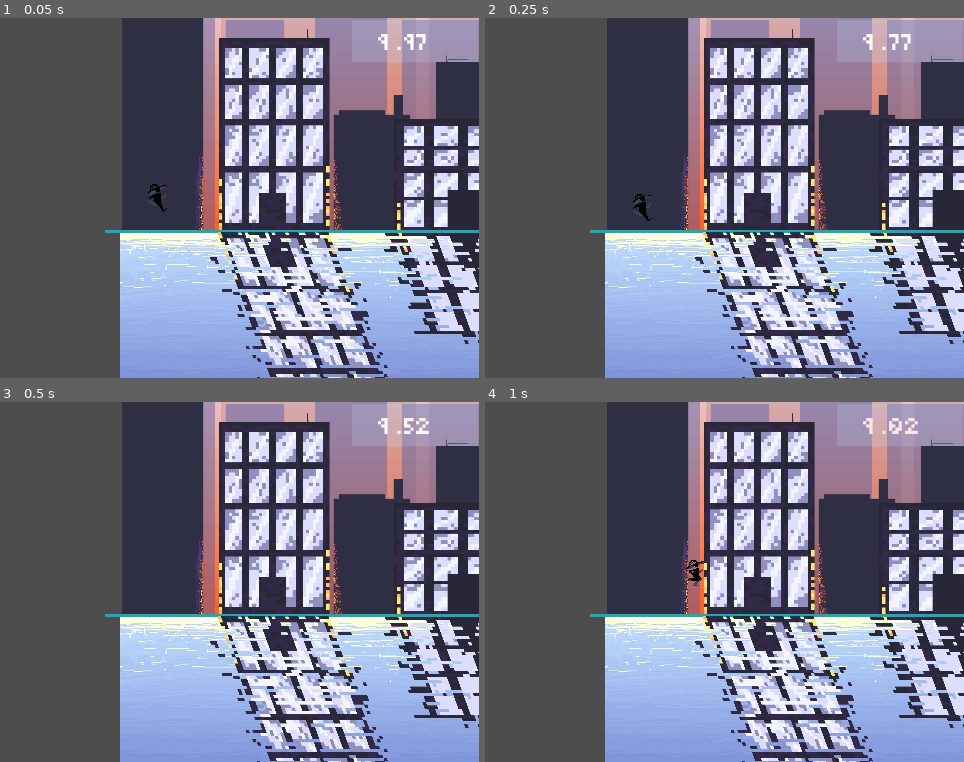
Above: before the commit, frames 1-4 (two rows, left to right).
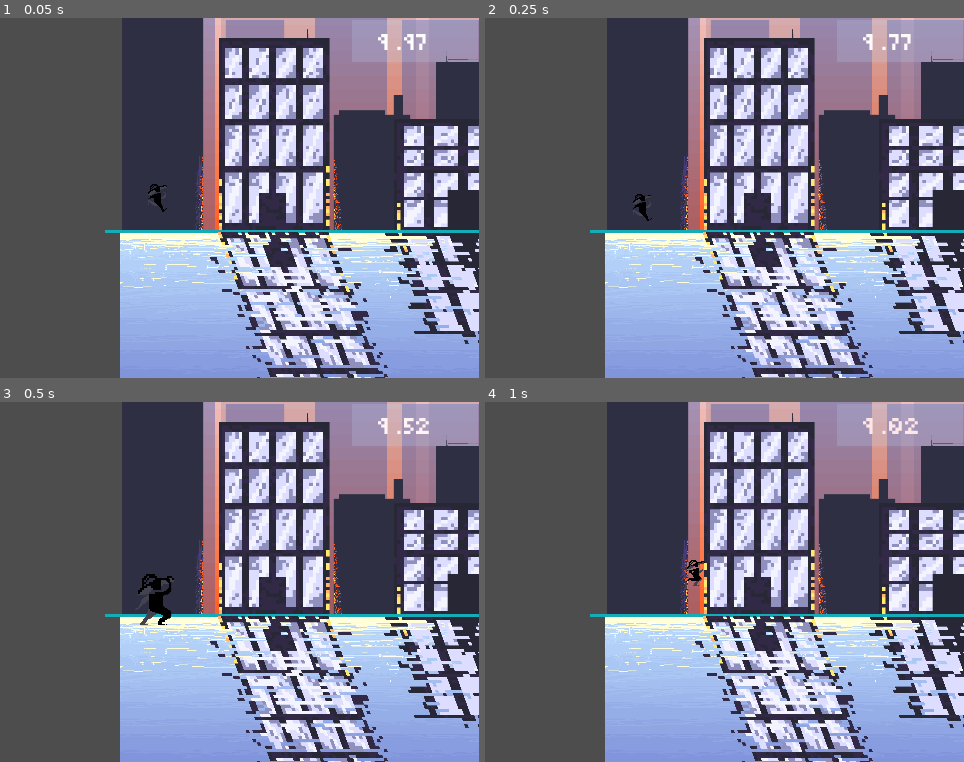
Above: after the commit, the same moments.

Repository: pihusharma13/The-Reflection-of-You
Game: Godot game, scene res://Scenes/pilot_level.tscn
Same seed, same stepped clock (60 frames per second), same inputs: the game is played once before the commit and once after it. This scene is started directly instead of the project's main scene.
Inputs:
- Up to frame 1 (0.05 s): no input
- Up to frame 2 (0.25 s): no input
- Up to frame 3 (0.5 s): no input
- Up to frame 4 (1 s): hold D (right) from 0.53 s (still down); hold Shift (run) from 0.53 s (still down); tap Space (jump) at 0.77 s

Frames 1-2 are identical in both runs. In frame 3, 0.5% of the frame differs, in the area x 28-37%, y 47-62%; in frame 4, nothing differs.

Commit message:
Working on adding in Idle animation

Diff:
--- a/a-reflection-of-you/Scenes/player.tscn
+++ b/a-reflection-of-you/Scenes/player.tscn
@@ -2,13 +2,17 @@
 
 [ext_resource type="Script" uid="uid://cyqlqwq14qxrt" path="res://Scripts/PlayerController.gd" id="1_cvnsp"]
 [ext_resource type="Texture2D" uid="uid://dyw248aoocbao" path="res://Assets/Brackeys Sprite/knight.png" id="2_6t5aa"]
-[ext_resource type="Texture2D" uid="uid://bi28uvngvqy0a" path="res://Assets/PlayerSprite/Frame1.png" id="3_f1ek2"]
-[ext_resource type="Texture2D" uid="uid://ccleyhdlrlcyf" path="res://Assets/PlayerSprite/Frame2.png" id="4_tx1dd"]
-[ext_resource type="Texture2D" uid="uid://cekeqapc6pur8" path="res://Assets/PlayerSprite/Frame3.png" id="5_gymyn"]
-[ext_resource type="Texture2D" uid="uid://b41cby6i1m8qp" path="res://Assets/PlayerSprite/Frame4.png" id="6_pu2lt"]
-[ext_resource type="Texture2D" uid="uid://cgvwktjfypm67" path="res://Assets/PlayerSprite/Frame5.png" id="7_ukyrk"]
-[ext_resource type="Texture2D" uid="uid://bojx22a1ywctr" path="res://Assets/PlayerSprite/Frame6.png" id="8_7dp3o"]
-[ext_resource type="Texture2D" uid="uid://dkj42vw43yjt0" path="res://Assets/PlayerSprite/Frame7.png" id="9_h4iuc"]
+[ext_resource type="Texture2D" uid="uid://bi28uvngvqy0a" path="res://Assets/PlayerSprite/run/Frame1.png" id="3_f1ek2"]
+[ext_resource type="Texture2D" uid="uid://nc7hgnwo16hf" path="res://Assets/PlayerSprite/idle/Frame1.png" id="3_ukyrk"]
+[ext_resource type="Texture2D" uid="uid://emwsni6op1ho" path="res://Assets/PlayerSprite/idle/Frame2.png" id="4_7dp3o"]
+[ext_resource type="Texture2D" uid="uid://ccleyhdlrlcyf" path="res://Assets/PlayerSprite/run/Frame2.png" id="4_tx1dd"]
+[ext_resource type="Texture2D" uid="uid://cekeqapc6pur8" path="res://Assets/PlayerSprite/run/Frame3.png" id="5_gymyn"]
+[ext_resource type="Texture2D" uid="uid://cka1175ubxpuc" path="res://Assets/PlayerSprite/idle/Frame3.png" id="5_h4iuc"]
+[ext_resource type="Texture2D" uid="uid://bbm2ym2bk1os" path="res://Assets/PlayerSprite/idle/Frame4.png" id="6_fd4e3"]
+[ext_resource type="Texture2D" uid="uid://b41cby6i1m8qp" path="res://Assets/PlayerSprite/run/Frame4.png" id="6_pu2lt"]
+[ext_resource type="Texture2D" uid="uid://cgvwktjfypm67" path="res://Assets/PlayerSprite/run/Frame5.png" id="7_ukyrk"]
+[ext_resource type="Texture2D" uid="uid://bojx22a1ywctr" path="res://Assets/PlayerSprite/run/Frame6.png" id="8_7dp3o"]
+[ext_resource type="Texture2D" uid="uid://dkj42vw43yjt0" path="res://Assets/PlayerSprite/run/Frame7.png" id="9_h4iuc"]
 
 [sub_resource type="Curve" id="Curve_ypfnu"]
 _data = [Vector2(0, 1), 0.0, 0.0, 0, 0, Vector2(1, 0.43776822), -1.9481581, 0.0, 0, 0]
@@ -34,6 +38,22 @@
 atlas = ExtResource("2_6t5aa")
 region = Rect2(96, 0, 32, 32)
 
+[sub_resource type="AtlasTexture" id="AtlasTexture_36dho"]
+atlas = ExtResource("3_ukyrk")
+region = Rect2(0, 0, 1024, 1024)
+
+[sub_resource type="AtlasTexture" id="AtlasTexture_yh6i2"]
+atlas = ExtResource("4_7dp3o")
+region = Rect2(0, 0, 1024, 1024)
+
+[sub_resource type="AtlasTexture" id="AtlasTexture_nv4vc"]
+atlas = ExtResource("5_h4iuc")
+region = Rect2(0, 0, 1024, 1024)
+
+[sub_resource type="AtlasTexture" id="AtlasTexture_8gxox"]
+atlas = ExtResource("6_fd4e3")
+region = Rect2(0, 0, 1024, 1024)
+
 [sub_resource type="AtlasTexture" id="AtlasTexture_0gysh"]
 atlas = ExtResource("3_f1ek2")
 region = Rect2(0, 0, 512, 512)
@@ -160,6 +180,23 @@
 "loop": 1,
 "name": &"idle",
 "speed": 5.0
+}, {
+"frames": [{
+"duration": 1.0,
+"texture": SubResource("AtlasTexture_36dho")
+}, {
+"duration": 1.0,
+"texture": SubResource("AtlasTexture_yh6i2")
+}, {
+"duration": 1.0,
+"texture": SubResource("AtlasTexture_nv4vc")
+}, {
+"duration": 1.0,
+"texture": SubResource("AtlasTexture_8gxox")
+}],
+"loop": 1,
+"name": &"player_idle",
+"speed": 10.0
 }, {
 "frames": [{
 "duration": 1.0,
@@ -270,3 +307,4 @@
 [node name="AnimatedSprite2D" type="AnimatedSprite2D" parent="." unique_id=119086545]
 sprite_frames = SubResource("SpriteFrames_g4v7s")
 animation = &"player_run"
+frame_progress = 0.7822118
--- a/a-reflection-of-you/Scripts/PlayerController.gd
+++ b/a-reflection-of-you/Scripts/PlayerController.gd
@@ -45,7 +45,7 @@
 	else:
 		velocity.x = move_toward(velocity.x, 0, walk_speed * deceleration)
 		if is_on_floor():
-			animated_sprite.play("idle")
+			animated_sprite.play("player_idle")
 
 	# Handle jump.
 	if Input.is_action_just_pressed("jump") and (is_on_floor() or is_on_wall()):
Binary file added: a-reflection-of-you/Assets/PlayerSprite/idle/Frame1.png
Not shown, changed: a-reflection-of-you/Assets/PlayerSprite/idle/Frame1.png.import
Binary file added: a-reflection-of-you/Assets/PlayerSprite/idle/Frame2.png
Not shown, added: a-reflection-of-you/Assets/PlayerSprite/idle/Frame2.png.import
Binary file added: a-reflection-of-you/Assets/PlayerSprite/idle/Frame3.png
Not shown, added: a-reflection-of-you/Assets/PlayerSprite/idle/Frame3.png.import
Binary file added: a-reflection-of-you/Assets/PlayerSprite/idle/Frame4.png
Not shown, changed: a-reflection-of-you/Assets/PlayerSprite/idle/Frame4.png.import
Renamed: a-reflection-of-you/Assets/PlayerSprite/Frame1.png -> a-reflection-of-you/Assets/PlayerSprite/run/Frame1.png
Not shown, changed: a-reflection-of-you/Assets/PlayerSprite/run/Frame1.png.import
Renamed: a-reflection-of-you/Assets/PlayerSprite/Frame2.png -> a-reflection-of-you/Assets/PlayerSprite/run/Frame2.png
Not shown, added: a-reflection-of-you/Assets/PlayerSprite/run/Frame2.png.import
(and 10 more such lines)
